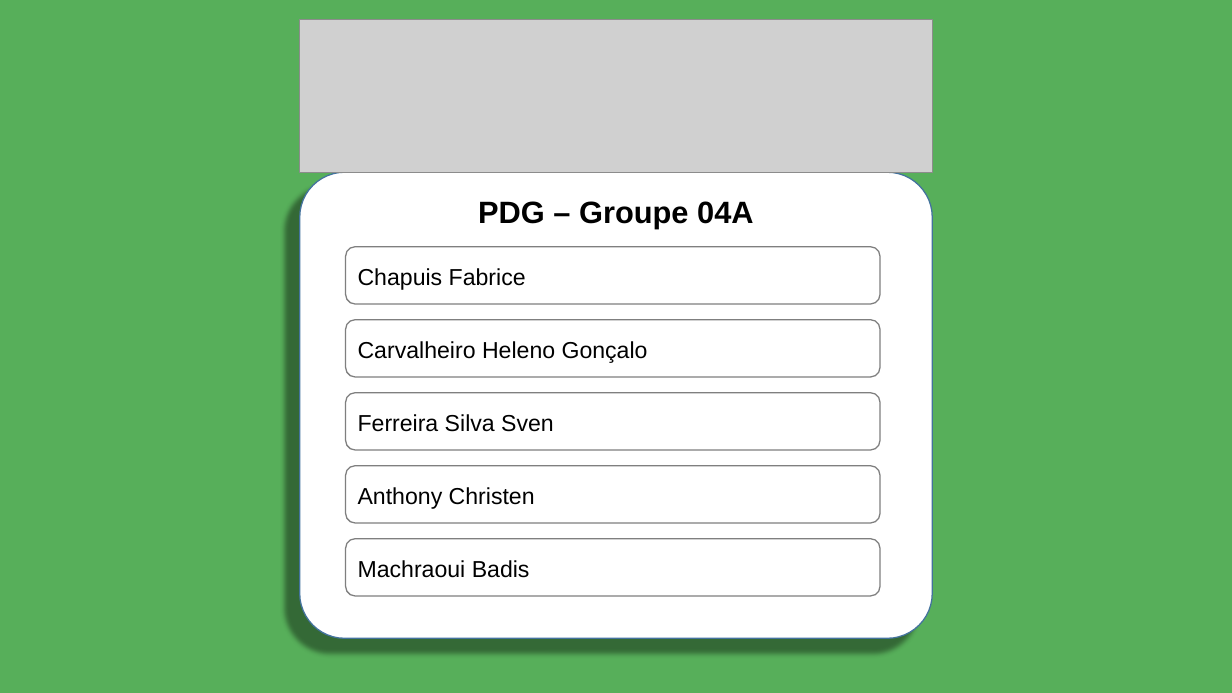
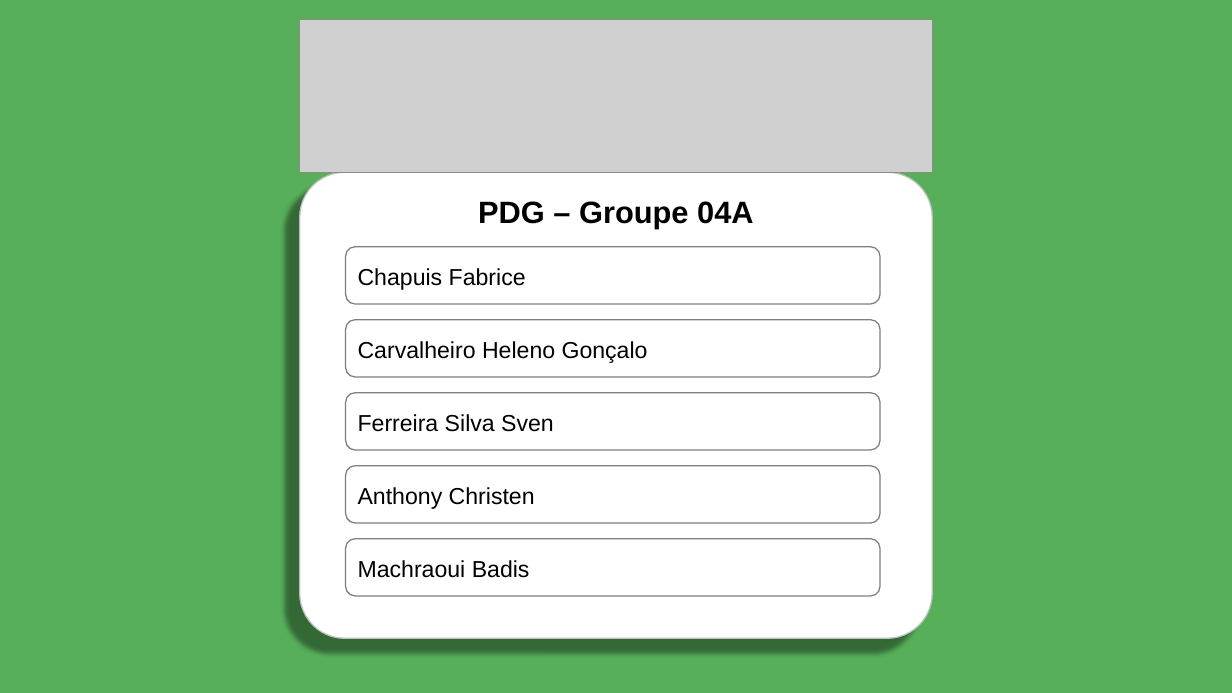
Before and after one commit to terraharbor/project-management, a slide deck: slide 1 of presentation_slides/Terraharbor_PDG_groupe04A.pptx. Drawn at 1232x693 pixels with LibreOffice and Linux fonts; fonts in the diff are those of the drawing; grey boxes stand for pictures. Boxes give left, top, right and bottom in pixels: in the first picture for what was removed or moved away, otherwise in the second. Text is boxed around its words. In the diff, an @@ line names an element or a change of style, - is before the commit and + after.

```diff
--- a/presentation_slides/Terraharbor_PDG_groupe04A.pptx
+++ b/presentation_slides/Terraharbor_PDG_groupe04A.pptx
@@ rounded rectangle at (299, 172, 933, 638): outline #43739E 1 pt to #BFBFBF 1 pt @@
```
Also in this commit, not shown: 5 other slides changed, 2 other files.
